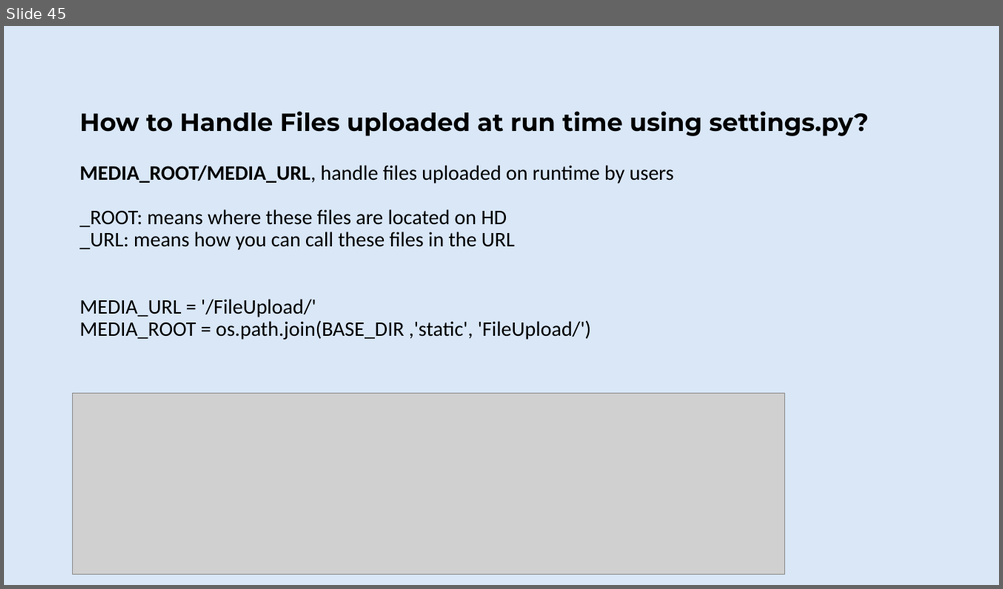
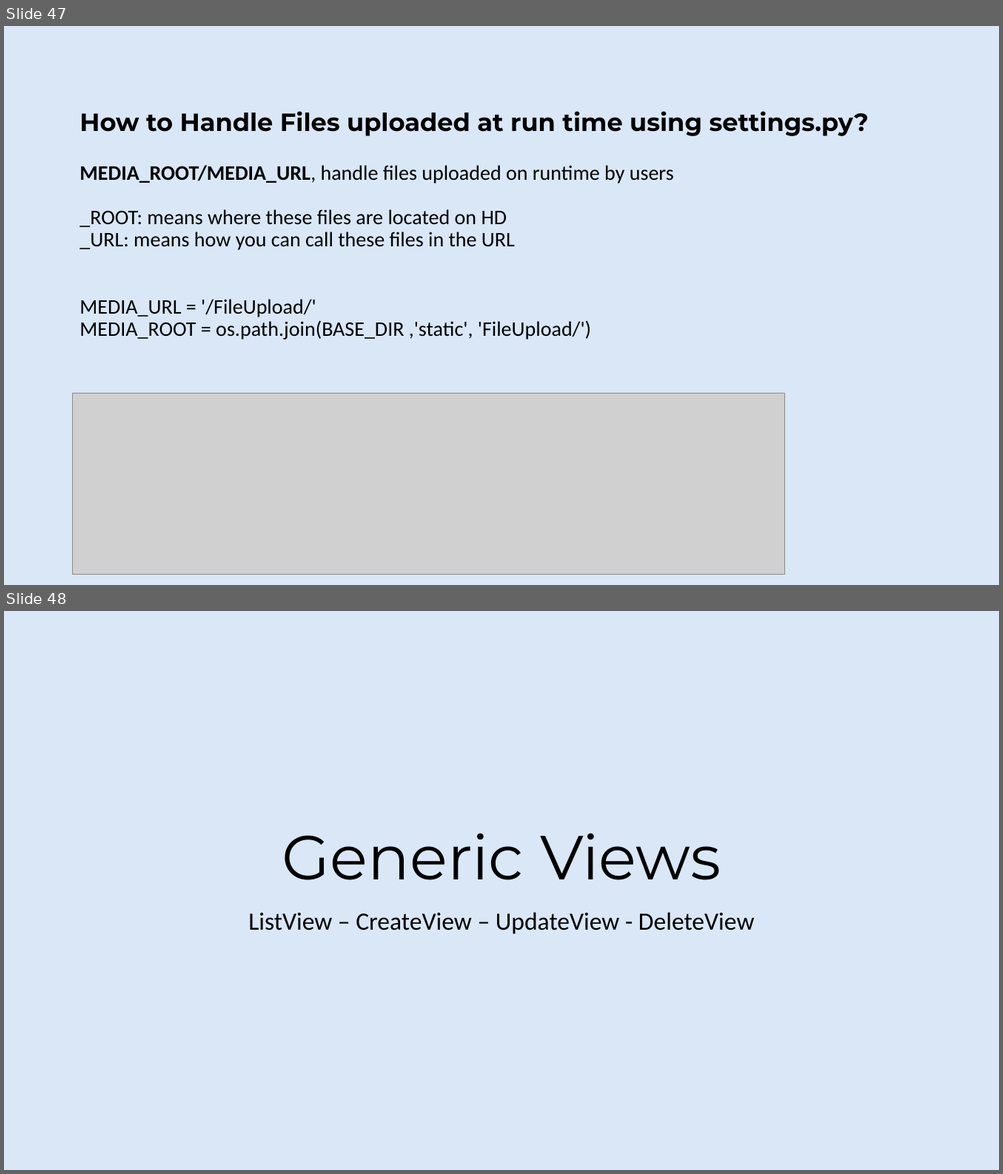
Before and after one commit to rafie-tarabay/BUE, a slide deck: django.pptx. Shown one above the other, each under a label of ours: slide 45 before the commit, slides 47 and 48 after it. The pictures are 1003x589 and 1003x1174 pixels, drawn with LibreOffice and Linux fonts; fonts in the diff are those of the drawing; grey boxes stand for pictures; background and template pictures are left out. Boxes give left, top, right and bottom in pixels: in the first picture for what was removed or moved away, otherwise in the second. Text is boxed around its words. In the diff, an @@ line names an element or a change of style, - is before the commit and + after.

```diff
--- a/django.pptx
+++ b/django.pptx
@@ slide 48 added at (x1=4, y1=611, x2=999, y2=1170), background #D9E7F7 @@
@@ title added at (x1=282, y1=833, x2=720, y2=880), 60 pt, text #000000 @@
+Generic Views
@@ subtitle added at (x1=248, y1=912, x2=754, y2=934), 24 pt, text #000000 @@
+ListView – CreateView – UpdateView - DeleteView
@@ what was slide 45 is now slide 47 @@
```
Also in this commit, not shown: 7 slides changed, 9 other slides added.
